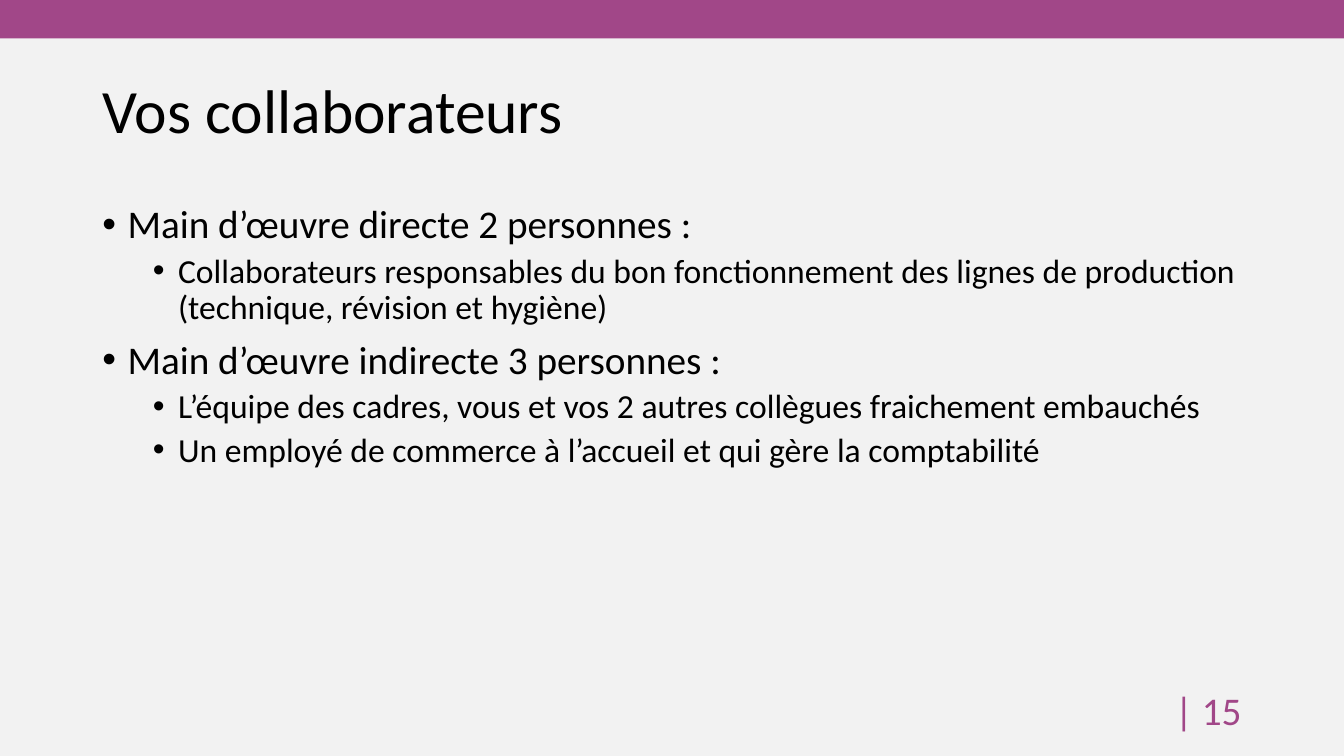
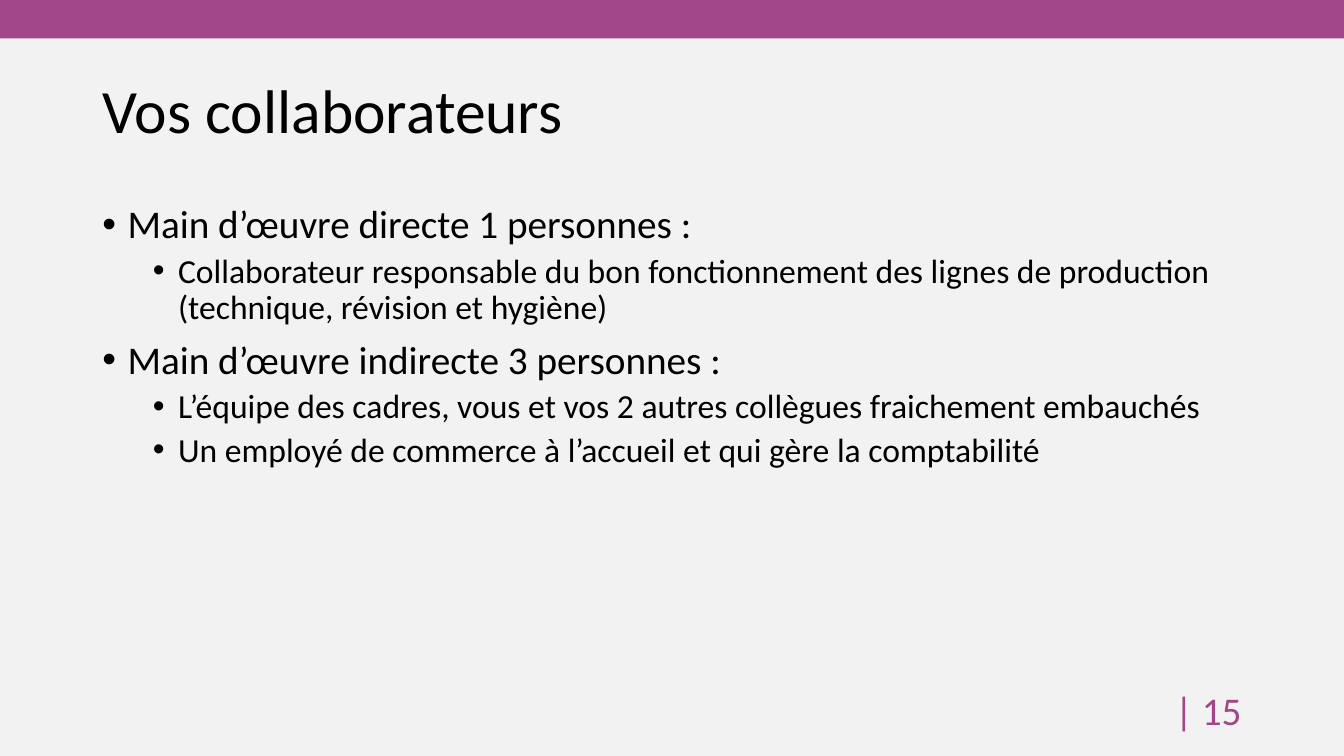
Before and after one commit to HEG-Arc/odoosim, a slide deck: slide 16 of Livrables/Brewery and Co.pptx. Drawn at 1344x756 pixels with LibreOffice and Linux fonts; fonts in the diff are those of the drawing; background and template pictures are left out. Boxes give left, top, right and bottom in pixels: in the first picture for what was removed or moved away, otherwise in the second. Text is boxed around its words. In the diff, an @@ line names an element or a change of style, - is before the commit and + after.

```diff
--- a/Livrables/Brewery and Co.pptx
+++ b/Livrables/Brewery and Co.pptx
@@ text at [128, 210, 1209, 325]: text changed @@
-• Main d’œuvre directe 2 personnes :
-  • Collaborateurs responsables du bon fonctionnement des lignes de production (technique, révision et hygiène)
+• Main d’œuvre directe 1 personnes :
+  • Collaborateur responsable du bon fonctionnement des lignes de production (technique, révision et hygiène)
```
Also in this commit, not shown: 4 other slides changed, 12 other files.
